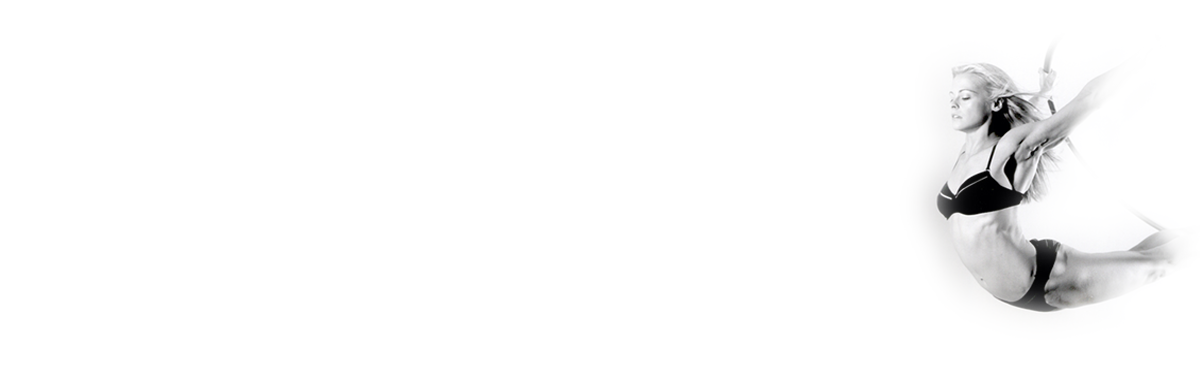
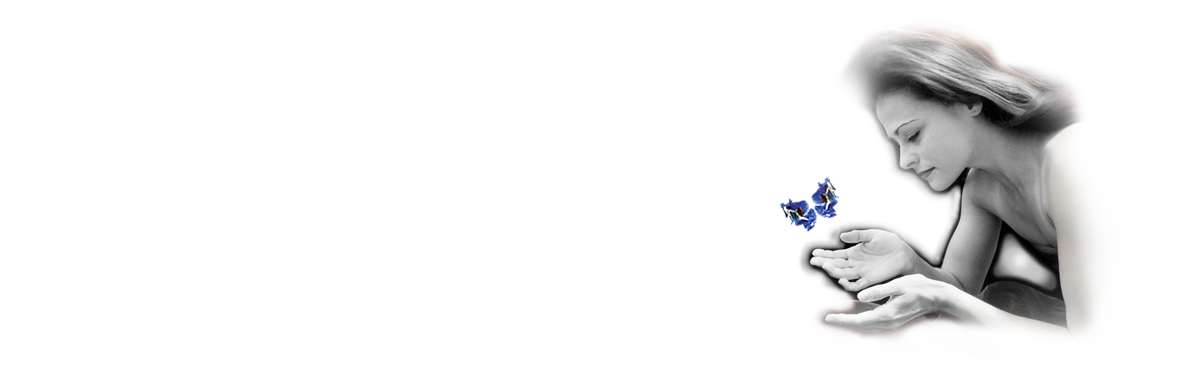
Layered file, before and after one edit (w=1200, h=375). Changes by layer:
added layer "blue butterfly copy 4" above "background aerial blond" over [779, 21, 1158, 352]
hid "background aerial blond" over [897, 25, 1195, 349]
